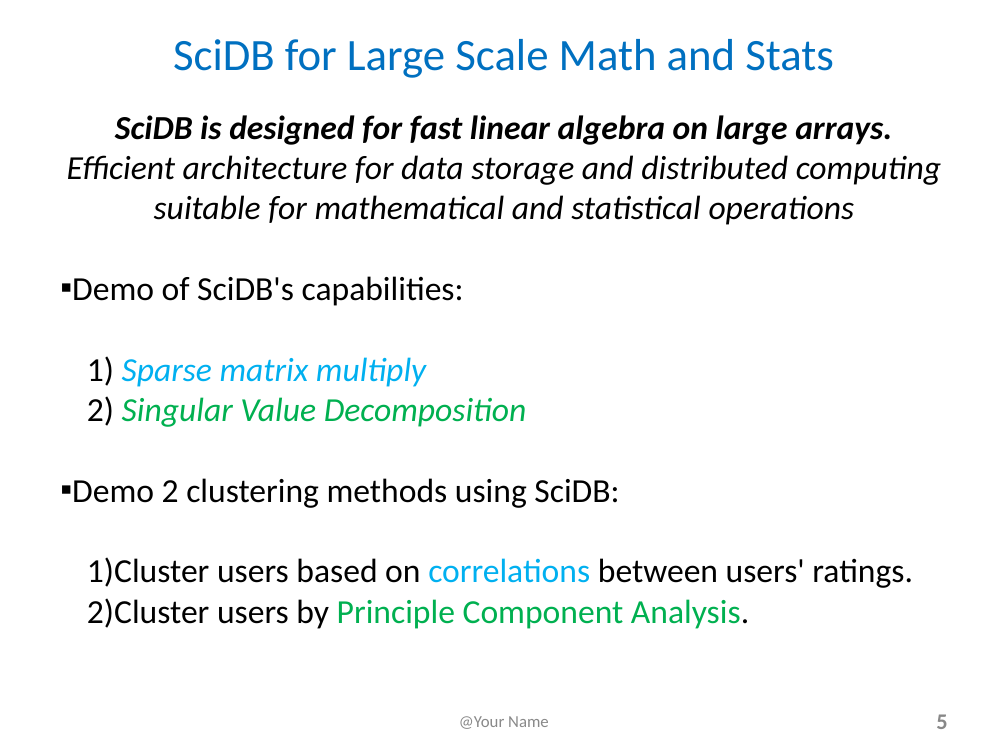
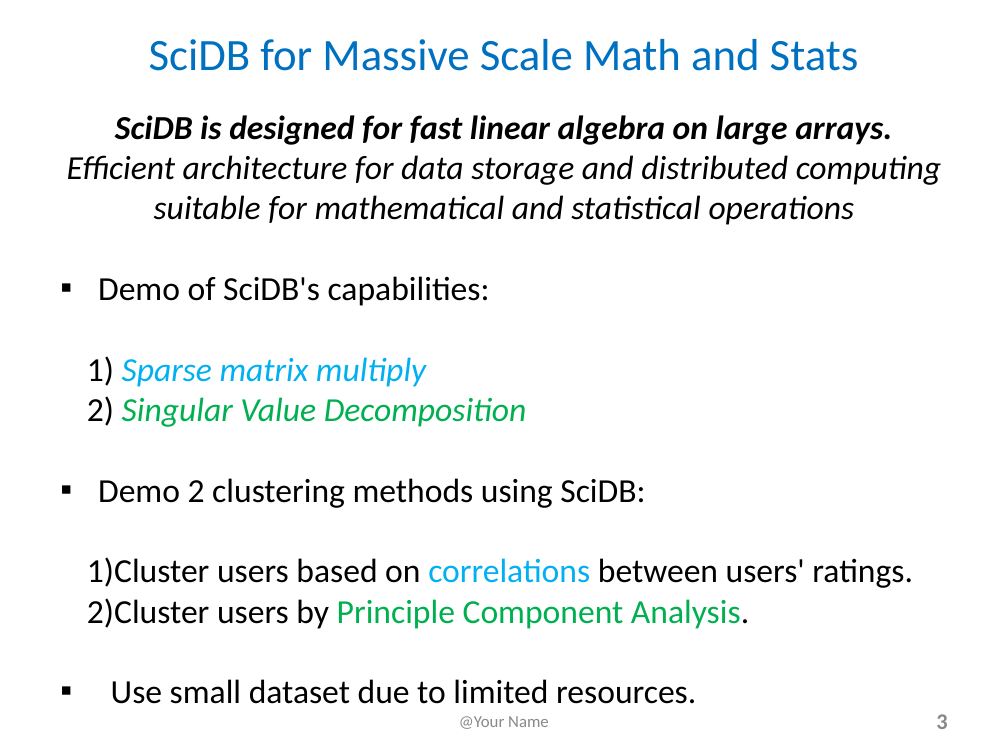
Before and after one commit to lchiaying/SciDB-project, a slide deck: slide 3 of FinalProjectSlides and YouTubeTitlePage_e63_2017.pptx (slide 5 before the commit). Drawn at 1008x756 pixels with LibreOffice and Linux fonts; fonts in the diff are those of the drawing. Boxes give left, top, right and bottom in pixels: in the first picture for what was removed or moved away, otherwise in the second. Text is boxed around its words. In the diff, an @@ line names an element or a change of style, - is before the commit and + after.

```diff
--- a/FinalProjectSlides and YouTubeTitlePage_e63_2017.pptx
+++ b/FinalProjectSlides and YouTubeTitlePage_e63_2017.pptx
@@ text at (149, 39, 859, 71): text changed @@
-SciDB for Large Scale Math and Stats
+SciDB for Massive Scale Math and Stats
@@ text at (98, 276, 645, 508): indent changed @@
@@ text at (111, 679, 548, 704): paragraph added @@
+▪ Use small dataset due to limited resources.
@@ page number at (936, 714, 947, 729): text changed @@
-5
+3
```
Also in this commit, not shown: 6 other slides changed, 1 slide added, 1 slide removed, 13 other files.
